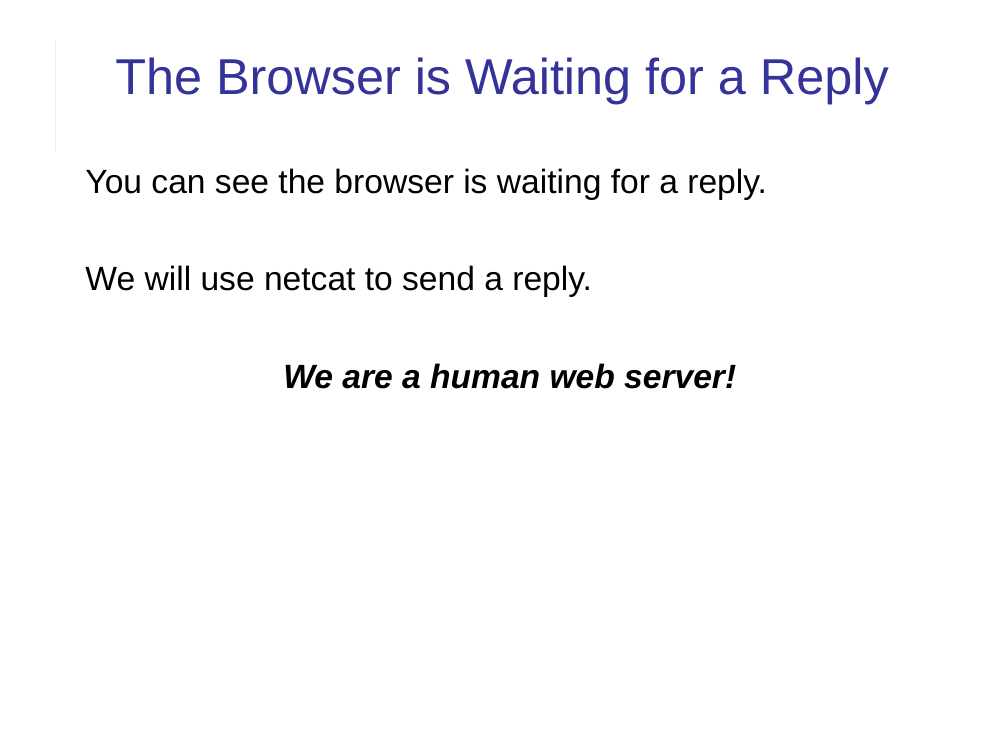
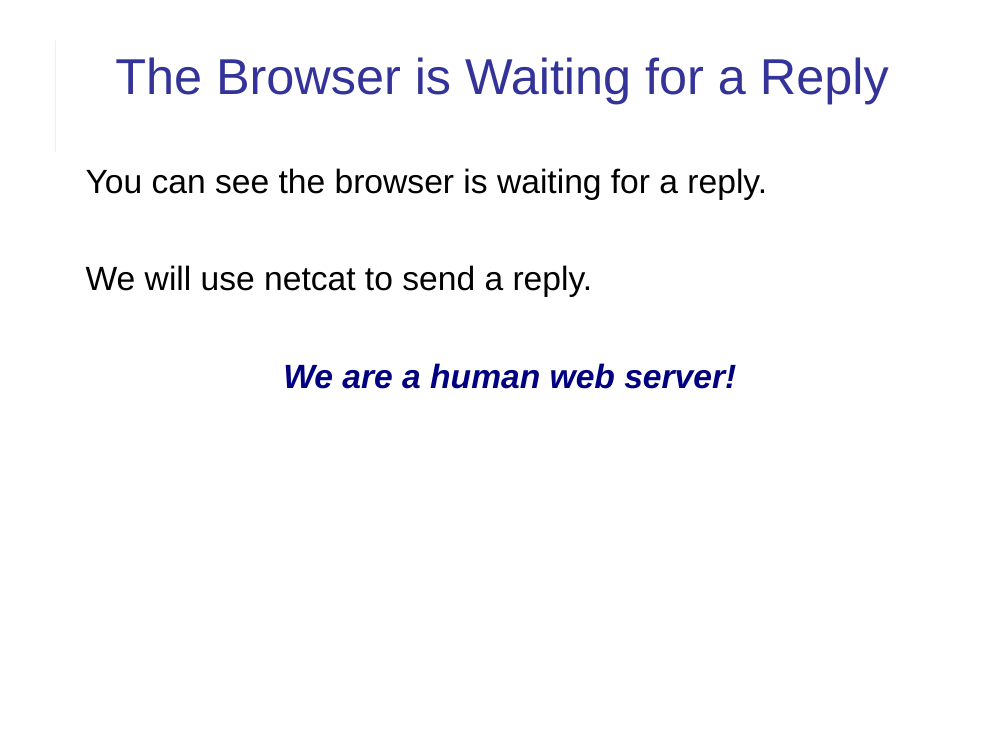
Before and after one commit to cpske/ISP, a slide deck: slide 7 of web/HTTP-in-Action.ppt. Drawn at 1008x756 pixels with LibreOffice and Linux fonts; fonts in the diff are those of the drawing. Boxes give left, top, right and bottom in pixels: in the first picture for what was removed or moved away, otherwise in the second. Text is boxed around its words. In the diff, an @@ line names an element or a change of style, - is before the commit and + after.

```diff
--- a/web/HTTP-in-Action.ppt
+++ b/web/HTTP-in-Action.ppt
@@ text at (x1=283, y1=363, x2=736, y2=389): text colour #000000 to #000080 in "We are a human web server!" @@
```
Also in this commit, not shown: 6 other slides changed, 1 other file.
